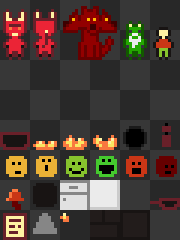
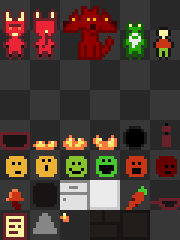
Layers edited between the first and the second (180, 240) image:
painted on "main" over 126, 186, 147, 210
